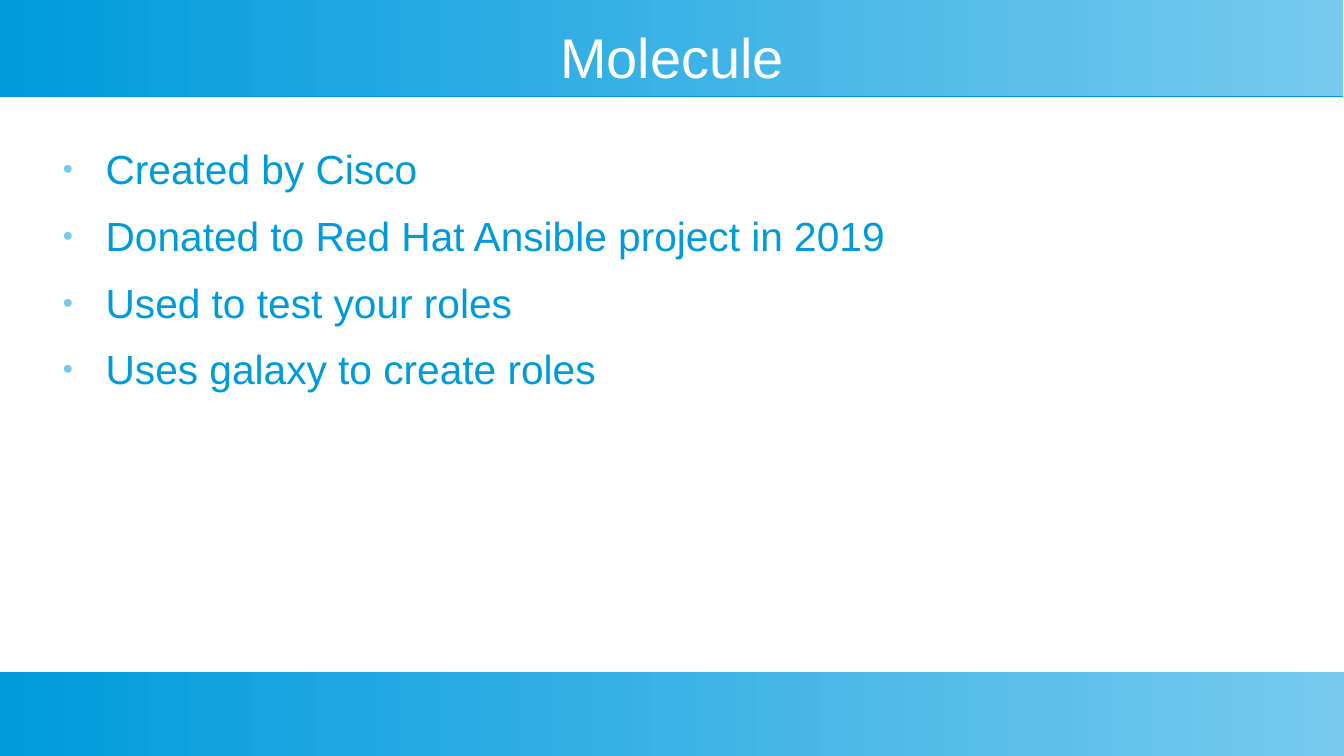
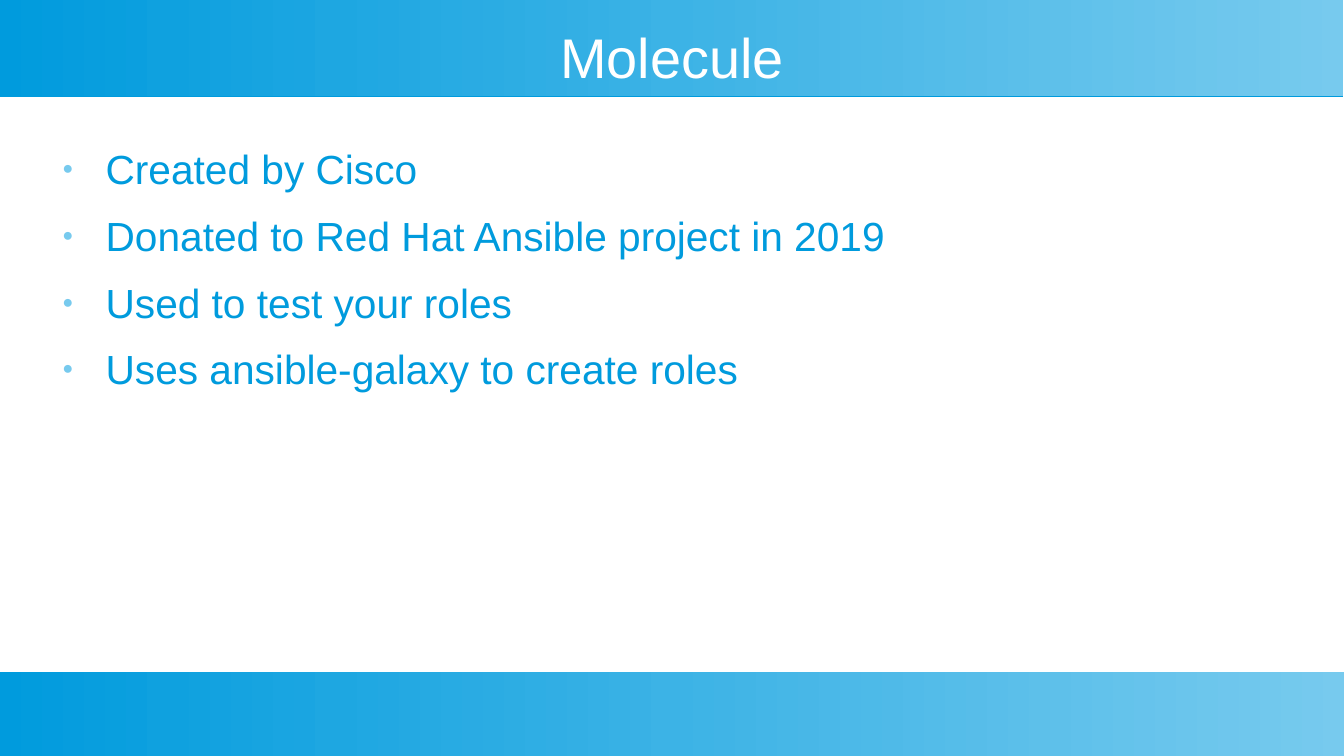
Before and after one commit to riffraff169/ansible-training, a slide deck: slide 17 of docs/ansible-slides.odp (slide 16 before the commit). Drawn at 1344x756 pixels with LibreOffice and Linux fonts; fonts in the diff are those of the drawing. Boxes give left, top, right and bottom in pixels: in the first picture for what was removed or moved away, otherwise in the second. Text is boxed around its words. In the diff, an @@ line names an element or a change of style, - is before the commit and + after.

```diff
--- a/docs/ansible-slides.odp
+++ b/docs/ansible-slides.odp
@@ text at [106,354,738,392]: text changed @@
-● Uses galaxy to create roles
+● Uses ansible-galaxy to create roles
```
Also in this commit, not shown: 1 other slide changed, 1 slide added, 1 other file.
